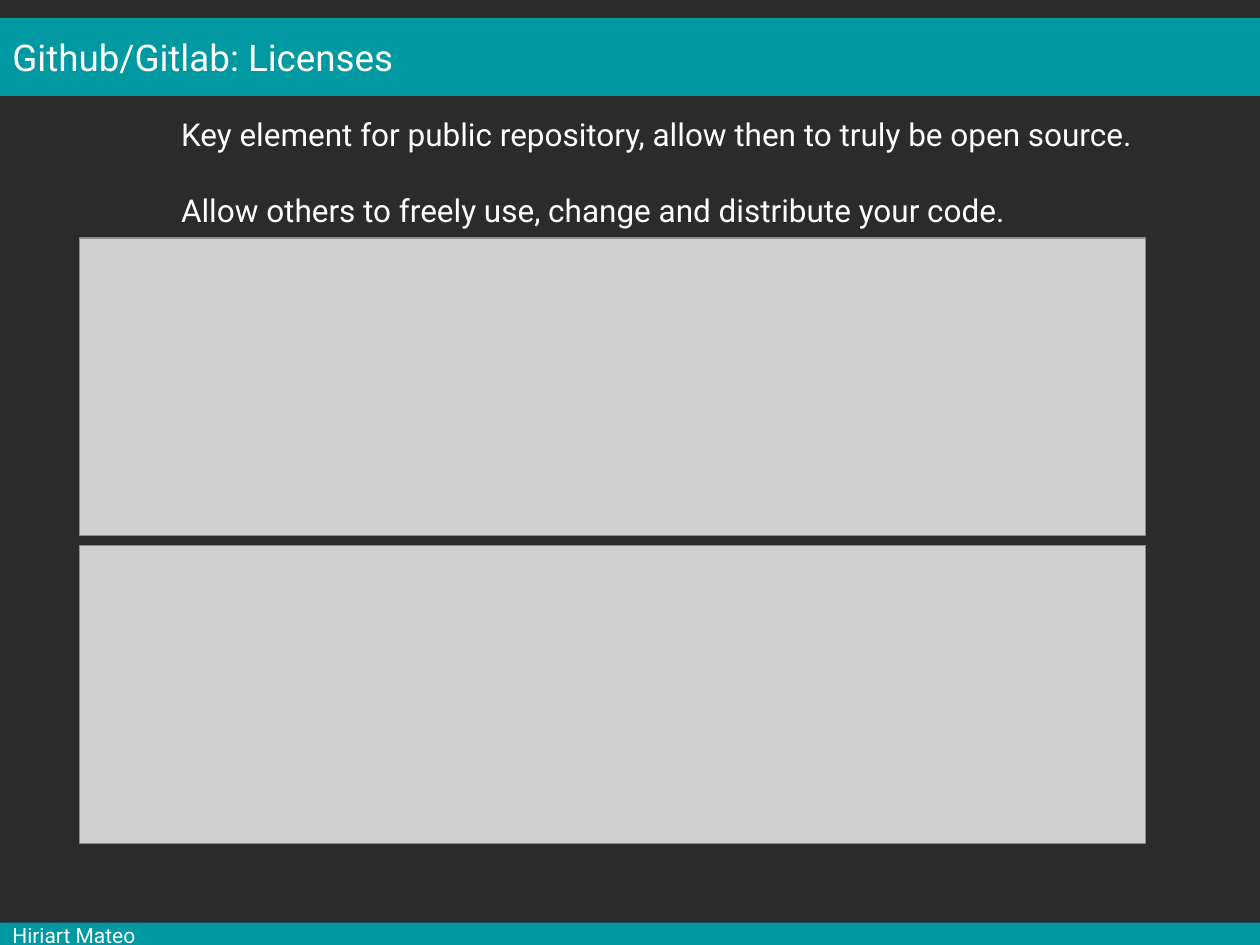
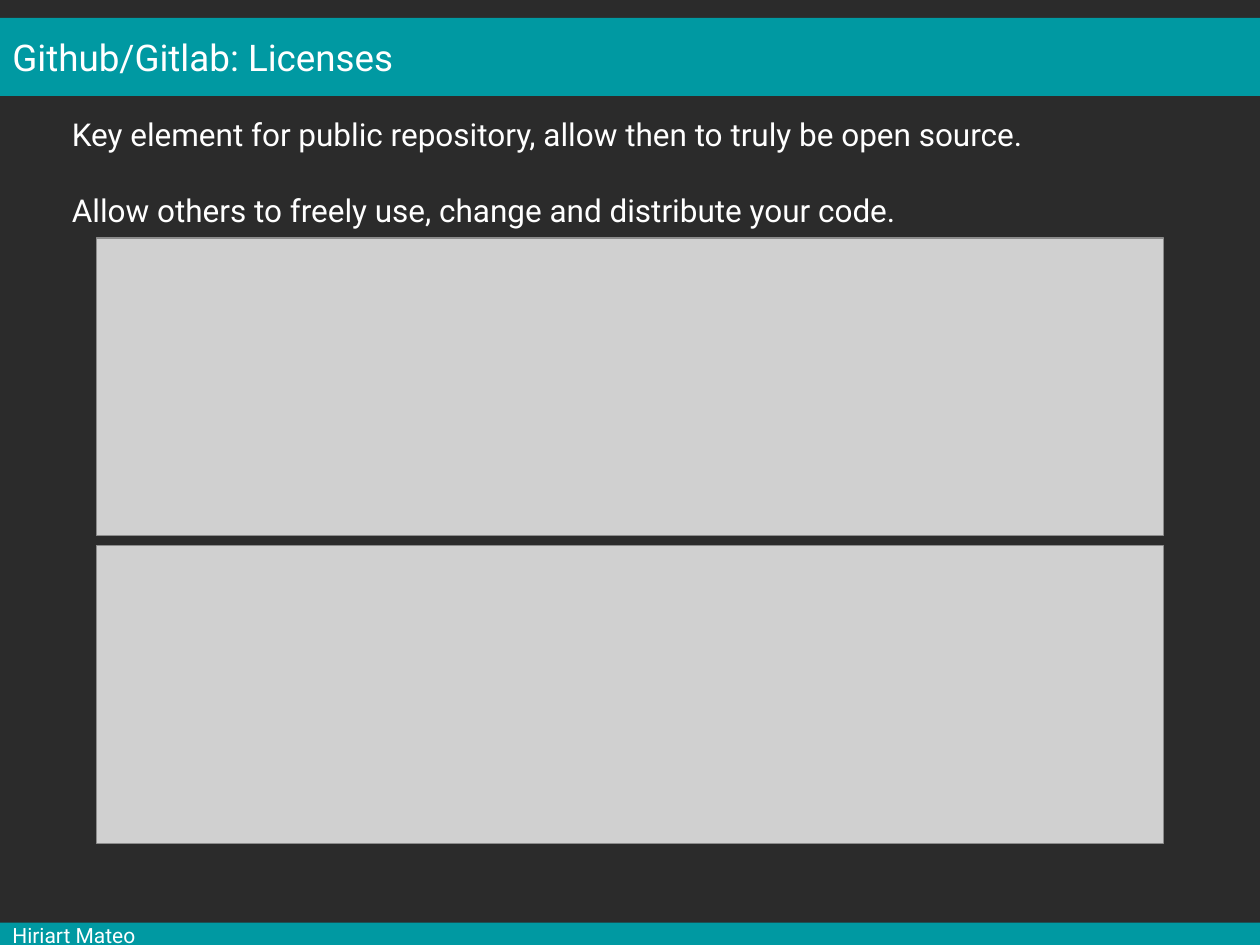
Before and after one commit to mesocentre-clermont-auvergne/formation_fair, a slide deck: slide 29 of fair_versionnage/versionnage_cours/cours.odp. Drawn at 1260x945 pixels with LibreOffice and Linux fonts; fonts in the diff are those of the drawing; grey boxes stand for pictures; background and template pictures are left out; a plain dark background stands for a picture behind light text. Boxes give left, top, right and bottom in pixels: in the first picture for what was removed or moved away, otherwise in the second. Text is boxed around its words. In the diff, an @@ line names an element or a change of style, - is before the commit and + after.

Commit message:
fix text and images placement

```diff
--- a/fair_versionnage/versionnage_cours/cours.odp
+++ b/fair_versionnage/versionnage_cours/cours.odp
@@ text "Key element for public repository, ...": place and size @@
-text "Key element for public repository, ..." at [181,122,1131,229]
+text "Key element for public repository, ..." at [72,122,1022,229]
@@ picture: place and size @@
-picture at [79,238,1145,536]
+picture at [97,238,1163,536]
@@ picture: place and size @@
-picture at [79,546,1145,843]
+picture at [97,546,1163,843]
```
Also in this commit, not shown: 7 other slides changed.
